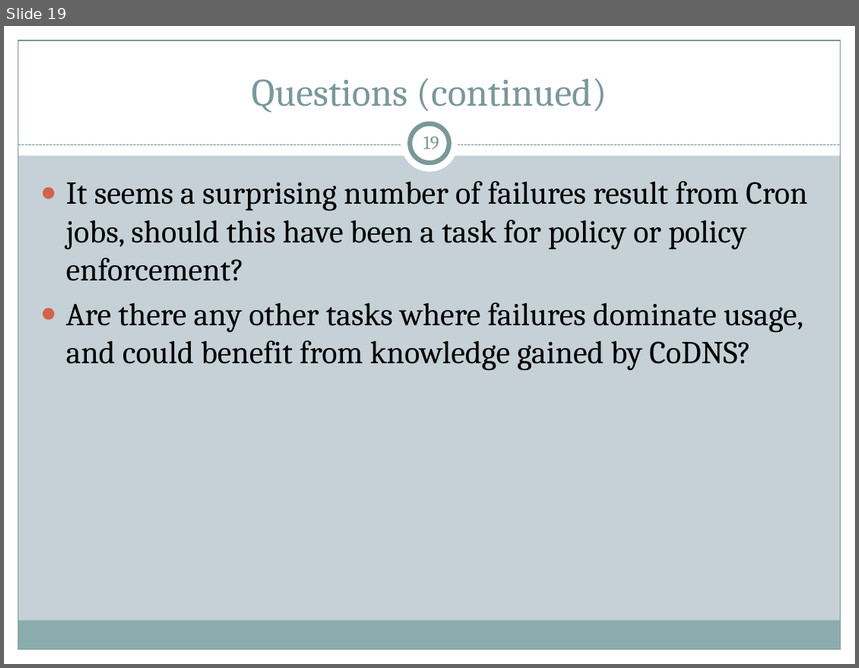
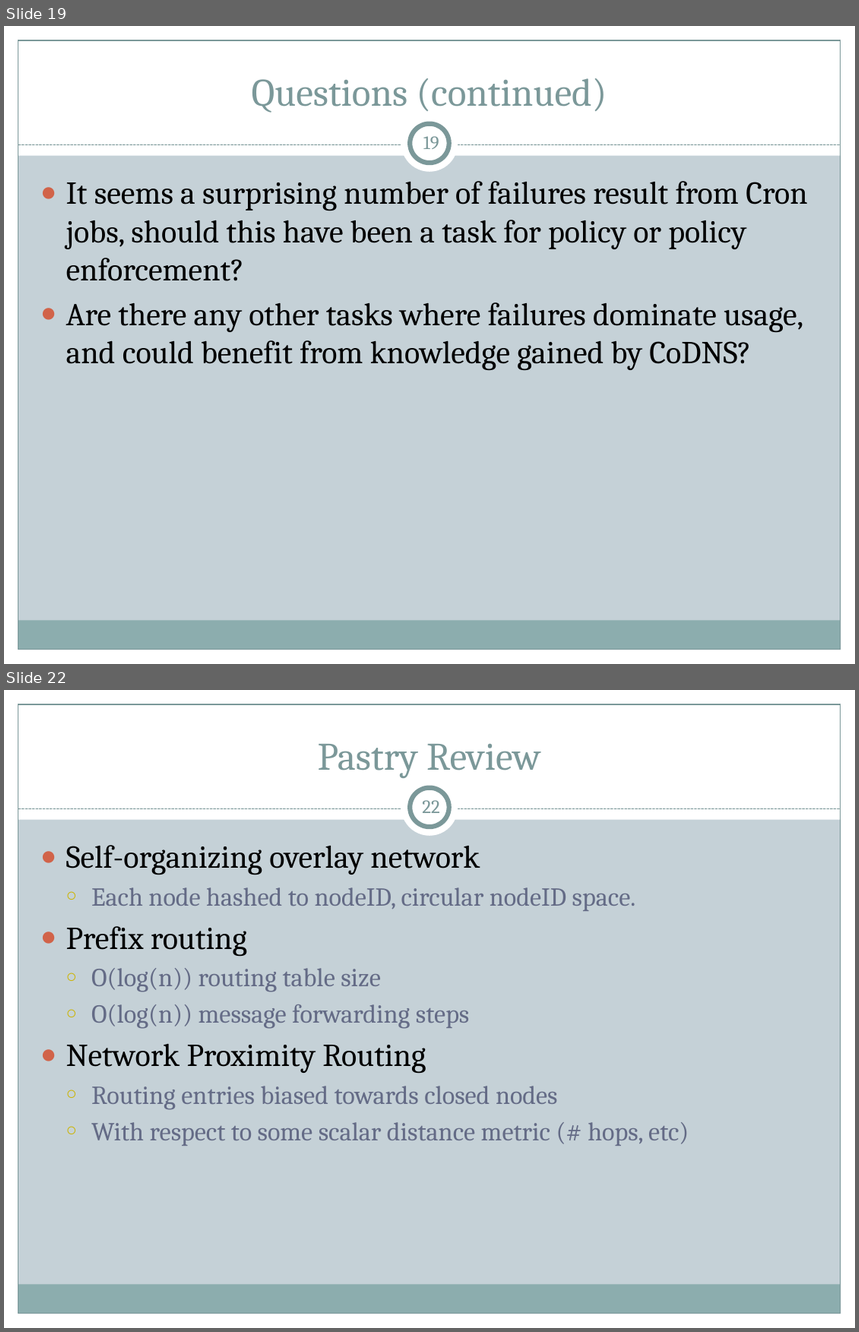
Before and after one commit to cs525-koala/documents, a slide deck: p2p/P2P Apps.pptx. Shown one above the other, each under a label of ours: slide 19 before the commit, slides 19 and 22 after it; the slides between them are not shown. The pictures are 859x668 and 859x1332 pixels, drawn with LibreOffice and Linux fonts; fonts in the diff are those of the drawing. Boxes give left, top, right and bottom in pixels: in the first picture for what was removed or moved away, otherwise in the second. Text is boxed around its words. In the diff, an @@ line names an element or a change of style, - is before the commit and + after.

Commit message:
presentation: work on migrating PAST slides over; add pastry review

```diff
--- a/p2p/P2P Apps.pptx
+++ b/p2p/P2P Apps.pptx
@@ slide 22 added at box(4, 690, 855, 1328), background #C5D1D7; not listed: 9 template elements that a slide beside it also shows @@
@@ title added at box(318, 744, 541, 778), 33 pt, text #7C999A @@
+Pastry Review
@@ page number added at box(422, 800, 439, 813), 16 pt, text #7C999A @@
+22
@@ text added at box(66, 845, 689, 1146), 22 pt, text #646B86 @@
+● Self-organizing overlay network
+  ○ Each node hashed to nodeID, circular nodeID space.
+● Prefix routing
+  ○ O(log(n)) routing table size
+  ○ O(log(n)) message forwarding steps
+● Network Proximity Routing
+  ○ Routing entries biased towards closed nodes
+  ○ With respect to some scalar distance metric (# hops, etc)
```
Also in this commit, not shown: 8 other slides added.
